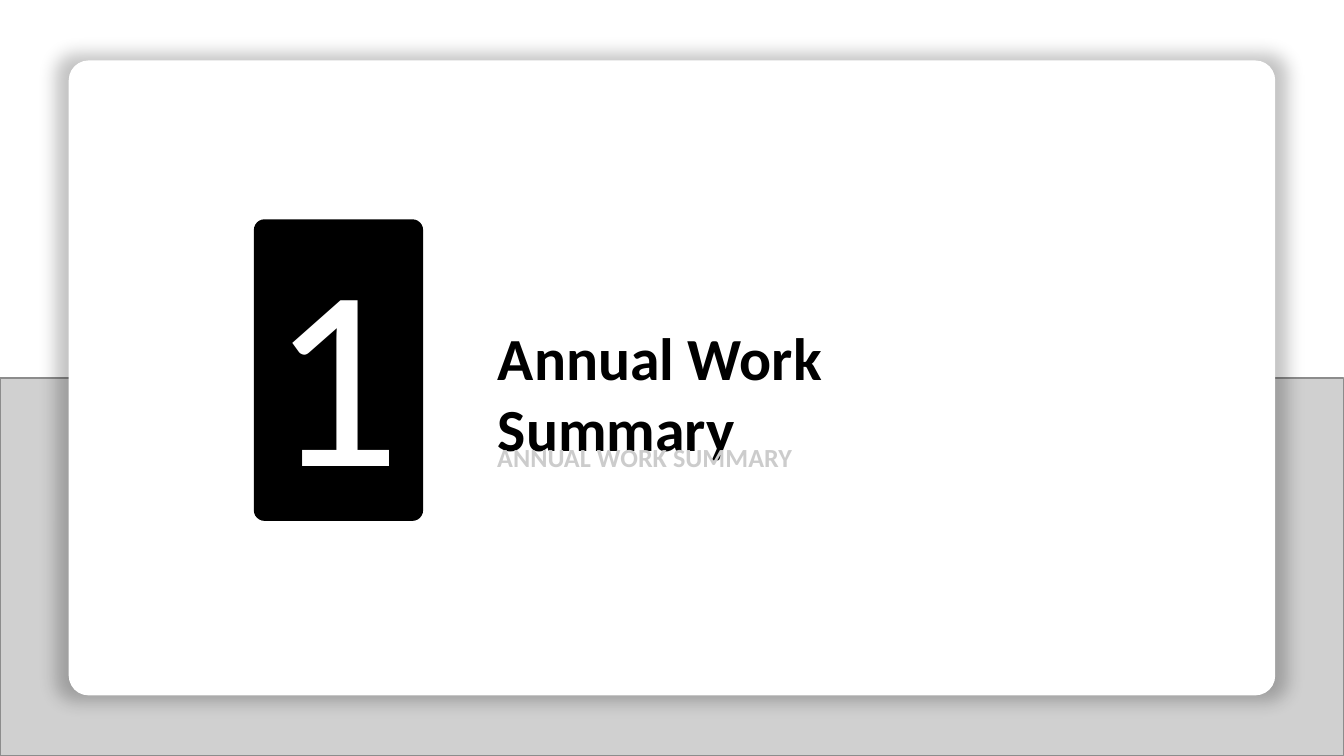
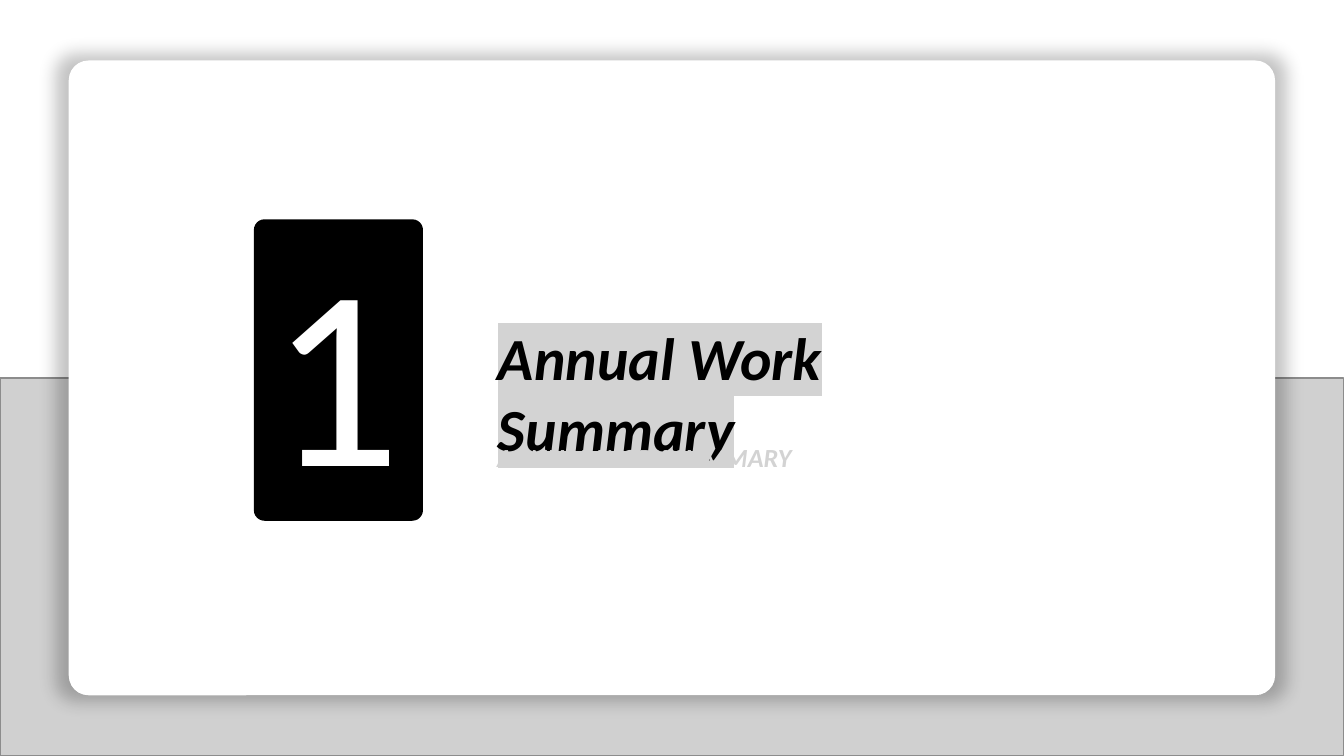
Before and after one commit to mrwwk/DeskCraft, a slide deck: slide 3 of assets/libreoffice_impr_njc/16847518-ad96-4cdc-a639-c101bbeb6a23/black_concise_work_report_template_english.pptx. Drawn at 1344x756 pixels with LibreOffice and Linux fonts; fonts in the diff are those of the drawing; grey boxes stand for pictures; background and template pictures are left out. Boxes give left, top, right and bottom in pixels: in the first picture for what was removed or moved away, otherwise in the second. Text is boxed around its words. In the diff, an @@ line names an element or a change of style, - is before the commit and + after.

```diff
--- a/assets/libreoffice_impr_njc/16847518-ad96-4cdc-a639-c101bbeb6a23/black_concise_work_report_template_english.pptx
+++ b/assets/libreoffice_impr_njc/16847518-ad96-4cdc-a639-c101bbeb6a23/black_concise_work_report_template_english.pptx
@@ text "Annual Work Summary" at (498, 338, 821, 461): highlight none to #D3D3D3, italic on @@
@@ text "ANNUAL WORK SUMMARY" at (497, 446, 792, 474): text colour #CCCCCC to #D3D3D3, italic on @@
```
Also in this commit, not shown: 17 other slides changed, 58 other files.
